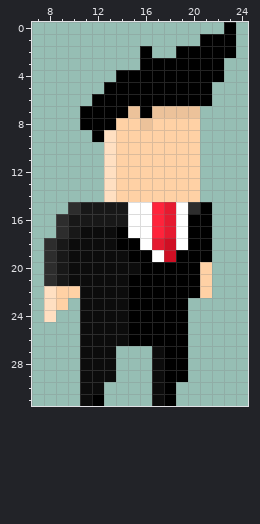
File history of a pixel-art sprite, sprites/user/personaggio.png. The picture above is the old version.
The file is 128x128 pixels, drawn in blocks of 4x4; one block is one cell here. Shown: x 7..24, y 0..31.
New version:
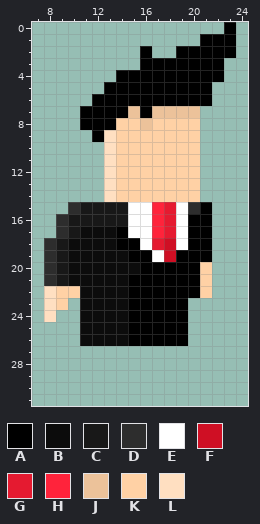
Palette (. is transparent): A #000000  B #0c0c0c  C #181818  D #2d2d2d  E #ffffff  F #cf0f24  G #e51a30  H #ff233b  J #ecc29a  K #ffd1a5  L #ffdfc1
The exact change:
@@ x 7..24 @@
 26 ....BBBBAAAAA.....
-27 ....BBB...BAA.....
-28 ....BBB...BAA.....
-29 ....BBB...BAA.....
-30 ....BB....BA......
-31 ....BA....BA......
+27 ..................
+28 ..................
+29 ..................
+30 ..................
+31 ..................
Where, in picture pixels (left, top, right, bottom), the same in both pictures:
erased: (80, 346, 188, 406)
